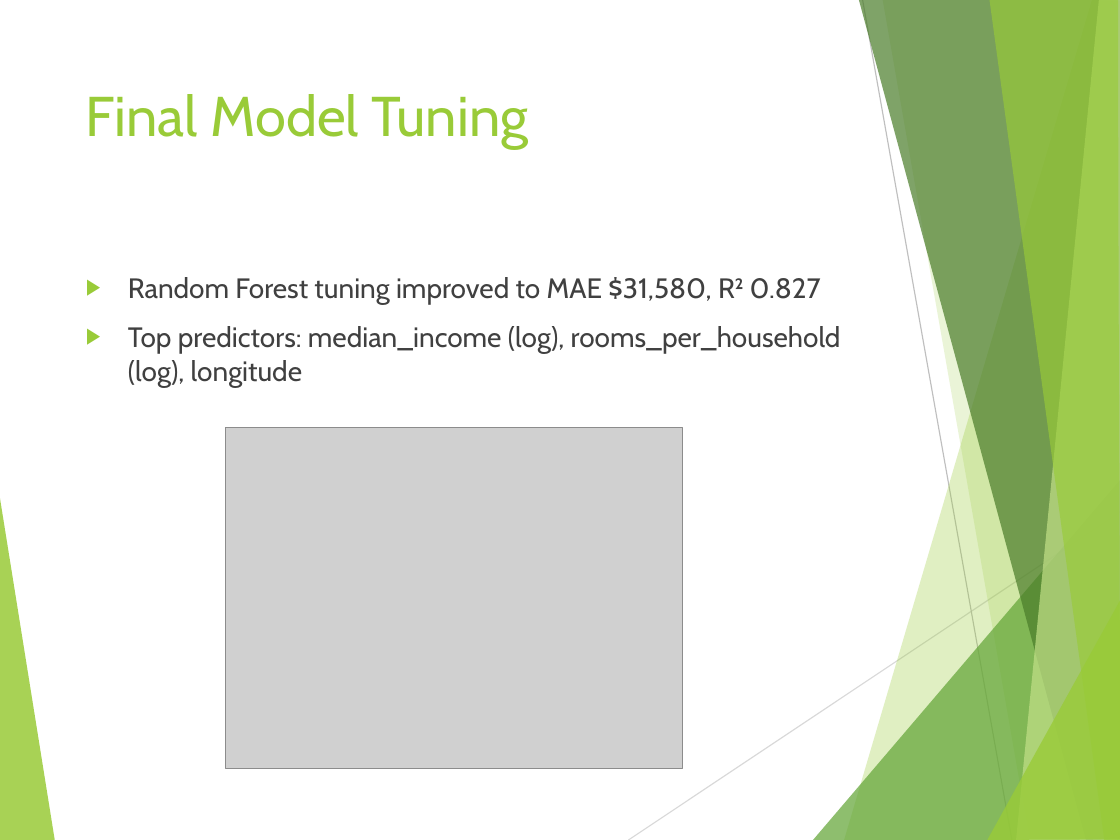
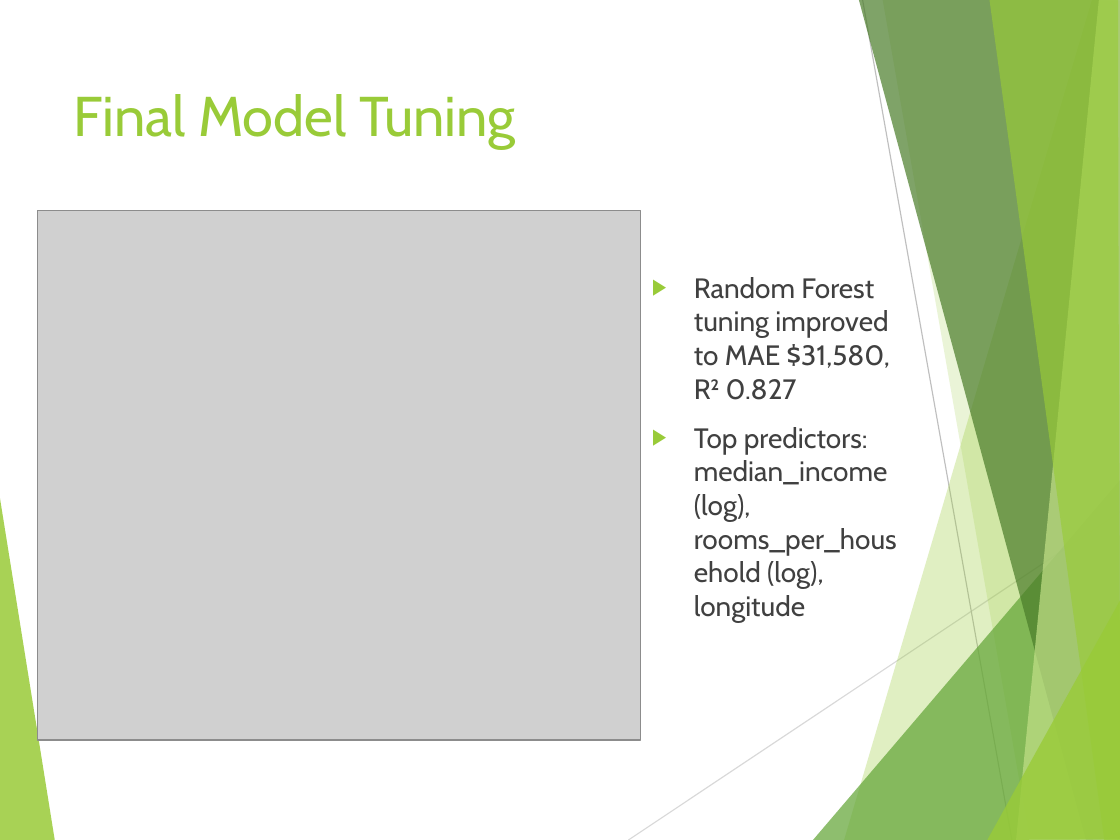
Before and after one commit to adibsob/5509-final-project, a slide deck: slide 15 of California_Housing_Price_Prediction.pptx (slide 14 before the commit). Drawn at 1120x840 pixels with LibreOffice and Linux fonts; fonts in the diff are those of the drawing; grey boxes stand for pictures. Boxes give left, top, right and bottom in pixels: in the first picture for what was removed or moved away, otherwise in the second. Text is boxed around its words. In the diff, an @@ line names an element or a change of style, - is before the commit and + after.

```diff
--- a/California_Housing_Price_Prediction.pptx
+++ b/California_Housing_Price_Prediction.pptx
@@ title "Final Model Tuning": place and size @@
-title "Final Model Tuning" at bbox=[86, 94, 529, 148]
+title "Final Model Tuning" at bbox=[73, 94, 516, 148]
@@ picture: place and size @@
-picture at bbox=[225, 428, 682, 768]
+picture at bbox=[38, 211, 641, 740]
@@ text "Random Forest tuning improved to ..." rewrapped from bbox=[128, 277, 841, 387] to bbox=[694, 277, 897, 622] @@
```
Also in this commit, not shown: 3 other slides changed, 2 slides added, 1 slide removed.
